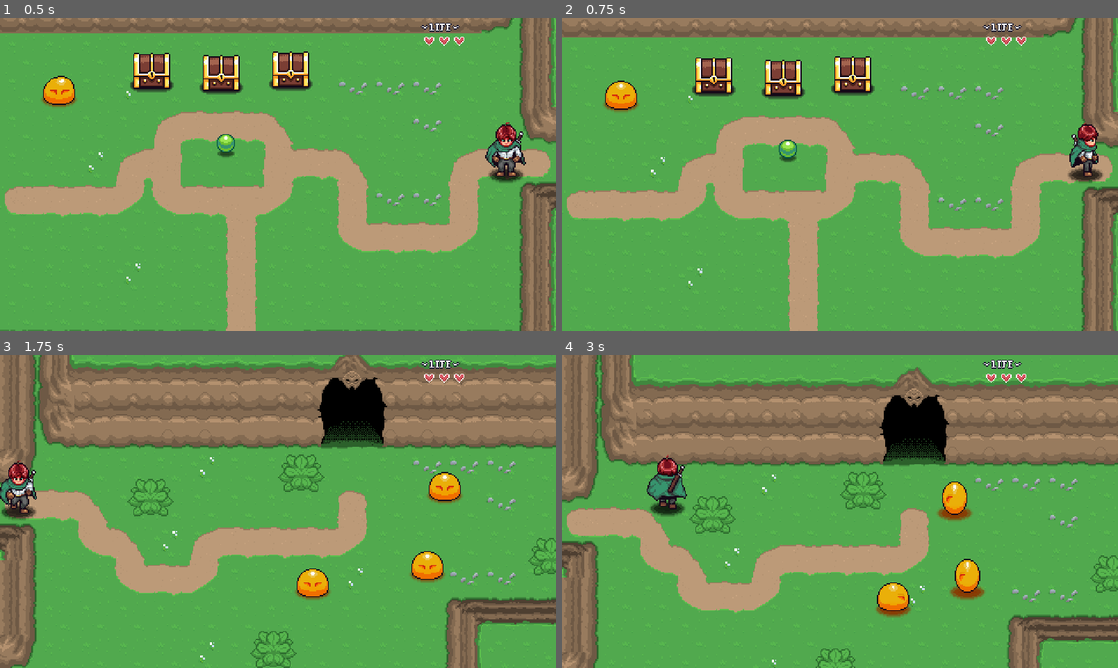
Above: before the commit, frames 1-4 (two rows, left to right).
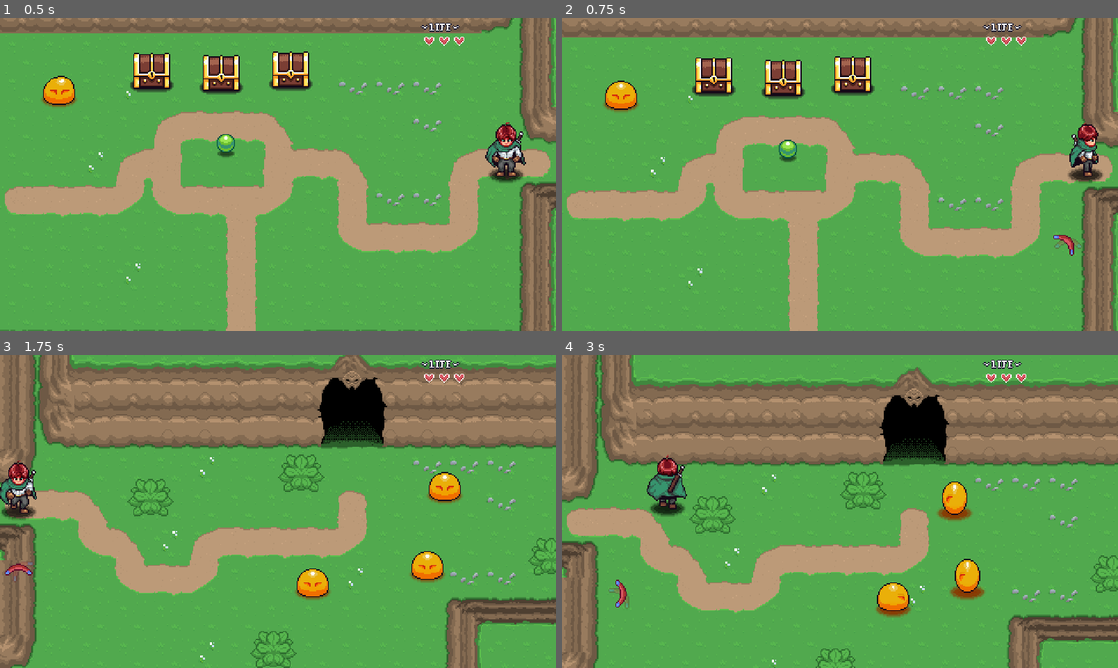
Above: after the commit, the same moments.

Repository: sirzes02/Godot-test
Game: Godot game, scene res://levels/area01/01.tscn
The game is run twice, just before and just after one commit, with the same random seed, the same clock (stepped at 60 frames per second) and the same inputs. Sound files missing from this copy of the repository are replaced by a short silence.
Inputs:
- Up to frame 1 (0.5 s): no input
- Up to frame 2 (0.75 s): hold D (right) from 0.53 s (still down); hold Q (ability, bound only after the commit) from 0.53 s (still down)
- Up to frame 3 (1.75 s): release D (right) at 1.28 s; release Q (ability, bound only after the commit) at 1.28 s; hold S (down) from 1.28 s (still down); tap Space (attack) at 1.35 s; tap Q (ability, bound only after the commit) at 1.55 s
- Up to frame 4 (3 s): release S (down) at 2.03 s; hold D (right) 2.03-2.78 s; hold E (interact) 2.03-2.78 s; tap Q (ability, bound only after the commit) at 2.3, 2.85 s; hold W (up) from 2.78 s (still down)

Frame 1 is identical in both runs. In frame 2, 0.2% of the frame differs, in the area x 88-94%, y 69-76%; in frame 3, 0.1%; in frame 4, 0.2%.

Commit message:
Boomerang

Diff:
--- /dev/null
+++ b/Player/Scripts/abilities/abilities.gd
@@ -0,0 +1,36 @@
+class_name PlayerAbilities extends Node
+
+const BOOMERANG = preload("res://player/boomerang.tscn")
+
+enum abilities { BOOMERANG, GRAPPLE }
+
+var selected_ability = abilities.BOOMERANG
+var player: Player
+var boomerang_instance: Boomerang = null
+
+func _ready() -> void:
+	player = PlayerManager.player
+
+func _unhandled_input(event: InputEvent) -> void:
+	if event.is_action_pressed("ability"):
+		if selected_ability == abilities.BOOMERANG:
+			boomerang_ability()
+
+	pass
+
+func boomerang_ability()-> void:
+	if boomerang_instance != null:
+		return
+
+	var _b = BOOMERANG.instantiate() as Boomerang
+	player.add_sibling(_b)
+	_b.global_position = player.global_position
+
+	var throw_direction = player.direction
+
+	if throw_direction == Vector2.ZERO:
+		throw_direction = player.cardinal_direction
+
+	_b.throw(throw_direction)
+	boomerang_instance = _b
+	pass
--- /dev/null
+++ b/Player/Scripts/abilities/boomerang.gd
@@ -0,0 +1,45 @@
+class_name Boomerang extends Node2D
+
+enum State { INACTIVE, THROW, RETURN }
+
+var player: Player
+var direction: Vector2
+var speed: float = 0
+var state
+
+@export var acceleration: float = 500.0
+@export var max_speed: float = 400.0
+
+@onready var animation_player: AnimationPlayer = $AnimationPlayer
+
+func _ready() -> void:
+	visible = false
+	state = State.INACTIVE
+	player = PlayerManager.player
+
+func _physics_process(delta: float) -> void:
+	if state == State.THROW:
+		speed -= acceleration * delta
+		position += direction * speed * delta
+
+		if speed <= 0:
+			state = State.RETURN
+		pass
+	elif state == State.RETURN:
+		direction = global_position.direction_to(player.global_position)
+		speed += acceleration * delta
+		position += direction * speed * delta
+
+		if global_position.distance_to(player.global_position) <= 10:
+			queue_free()
+		pass
+
+	pass
+
+func throw(throw_direction: Vector2) -> void:
+	direction = throw_direction
+	speed = max_speed
+	state = State.THROW
+	animation_player.play("boomerang")
+	visible = true
+	pass
--- /dev/null
+++ b/Player/boomerang.tscn
@@ -0,0 +1,77 @@
+[gd_scene format=3 uid="uid://c75dbl2sfaye8"]
+
+[ext_resource type="Script" uid="uid://b1hc2l6omy8e1" path="res://player/scripts/abilities/boomerang.gd" id="1_cd8sf"]
+[ext_resource type="Texture2D" uid="uid://cxnk0skf7sv00" path="res://player/sprites/boomerang.png" id="2_sheky"]
+[ext_resource type="PackedScene" uid="uid://chqll71vii5yb" path="res://generalNodes/hurt_box/hurt_box.tscn" id="3_c7gwn"]
+
+[sub_resource type="CircleShape2D" id="CircleShape2D_sheky"]
+radius = 13.0
+
+[sub_resource type="Animation" id="Animation_c7gwn"]
+length = 0.001
+tracks/0/type = "value"
+tracks/0/imported = false
+tracks/0/enabled = true
+tracks/0/path = NodePath("Sprite2D:frame")
+tracks/0/interp = 1
+tracks/0/loop_wrap = true
+tracks/0/keys = {
+"times": PackedFloat32Array(0),
+"transitions": PackedFloat32Array(1),
+"update": 1,
+"values": [0]
+}
+
+[sub_resource type="Animation" id="Animation_sheky"]
+resource_name = "boomerang"
+length = 0.3
+loop_mode = 1
+step = 0.1
+tracks/0/type = "value"
+tracks/0/imported = false
+tracks/0/enabled = true
+tracks/0/path = NodePath("Sprite2D:frame")
+tracks/0/interp = 1
+tracks/0/loop_wrap = true
+tracks/0/keys = {
+"times": PackedFloat32Array(0, 0.0375, 0.075, 0.112500004, 0.15, 0.1875, 0.22500001, 0.2625),
+"transitions": PackedFloat32Array(1, 1, 1, 1, 1, 1, 1, 1),
+"update": 1,
+"values": [0, 1, 2, 3, 4, 5, 6, 7]
+}
+
+[sub_resource type="AnimationLibrary" id="AnimationLibrary_c7gwn"]
+_data = {
+&"RESET": SubResource("Animation_c7gwn"),
+&"boomerang": SubResource("Animation_sheky")
+}
+
+[sub_resource type="CircleShape2D" id="CircleShape2D_c7gwn"]
+radius = 13.0
+
+[node name="Boomerang" type="Node2D" unique_id=1804538497]
+script = ExtResource("1_cd8sf")
+
+[node name="Area2D" type="Area2D" parent="." unique_id=26787540]
+monitorable = false
+
+[node name="CollisionShape2D" type="CollisionShape2D" parent="Area2D" unique_id=169620683]
+position = Vector2(0, -17)
+shape = SubResource("CircleShape2D_sheky")
+
+[node name="Sprite2D" type="Sprite2D" parent="." unique_id=1364445071]
+position = Vector2(0, -16)
+texture = ExtResource("2_sheky")
+hframes = 8
+
+[node name="AnimationPlayer" type="AnimationPlayer" parent="." unique_id=458273700]
+libraries/ = SubResource("AnimationLibrary_c7gwn")
+autoplay = &"boomerang"
+
+[node name="HurtBox" parent="." unique_id=739214514 instance=ExtResource("3_c7gwn")]
+collision_mask = 256
+
+[node name="CollisionShape2D2" type="CollisionShape2D" parent="HurtBox" unique_id=952306331]
+position = Vector2(0, -17)
+shape = SubResource("CircleShape2D_c7gwn")
+debug_color = Color(0.70196074, 0, 0.052810602, 0.41960785)
--- a/Player/player.tscn
+++ b/Player/player.tscn
@@ -16,6 +16,7 @@
 [ext_resource type="PackedScene" uid="uid://crmsv4hi8ch1u" path="res://generalNodes/hit_box/hit_box.tscn" id="13_yllr7"]
 [ext_resource type="Script" uid="uid://pocmmd1m5ww7" path="res://player/scripts/push_area.gd" id="14_32hag"]
 [ext_resource type="AudioStream" uid="uid://ycss18xxpr17" path="res://player/audio/hit_player.wav" id="14_kb6p2"]
+[ext_resource type="Script" uid="uid://cyqbru5cl4rvd" path="res://player/scripts/abilities/abilities.gd" id="17_tqiix"]
 
 [sub_resource type="CircleShape2D" id="CircleShape2D_edjgo"]
 
@@ -709,3 +710,6 @@
 
 [node name="EffectAnimationPlayer" type="AnimationPlayer" parent="." unique_id=1672940929]
 libraries/ = SubResource("AnimationLibrary_tqiix")
+
+[node name="Abilities" type="Node" parent="." unique_id=2032606597]
+script = ExtResource("17_tqiix")
--- a/enemies/scripts/states/enemy_state_chase.gd
+++ b/enemies/scripts/states/enemy_state_chase.gd
@@ -60,7 +60,7 @@
 func _on_player_enter() -> State:
 	_can_see_player = true
 
-	if enemy_state_machine.current_state is EnemyStateStun:
+	if enemy_state_machine.current_state is EnemyStateStun or enemy_state_machine.current_state is EnemyStateDestroy:
 		return
 
 	enemy_state_machine.changeState(self)
--- a/project.godot
+++ b/project.godot
@@ -69,6 +69,11 @@
 "events": [Object(InputEventKey,"resource_local_to_scene":false,"resource_name":"","device":-1,"window_id":0,"alt_press …(192 unchanged characters)…
 ]
 }
+ability={
+"deadzone": 0.2,
+"events": [Object(InputEventKey,"resource_local_to_scene":false,"resource_name":"","device":-1,"window_id":0,"alt_pressed":false,"shift_pressed":false,"ctrl_pressed":false,"meta_pressed":false,"pressed":false,"keycode":0,"physical_keycode":81,"key_label":0,"unicode":113,"location":0,"echo":false,"script":null)
+]
+}
 
 [layer_names]
 
Not shown, added: Player/Scripts/abilities/abilities.gd.uid
Not shown, added: Player/Scripts/abilities/boomerang.gd.uid
Binary file added: Player/Sprites/boomerang.png
Not shown, added: Player/Sprites/boomerang.png.import
